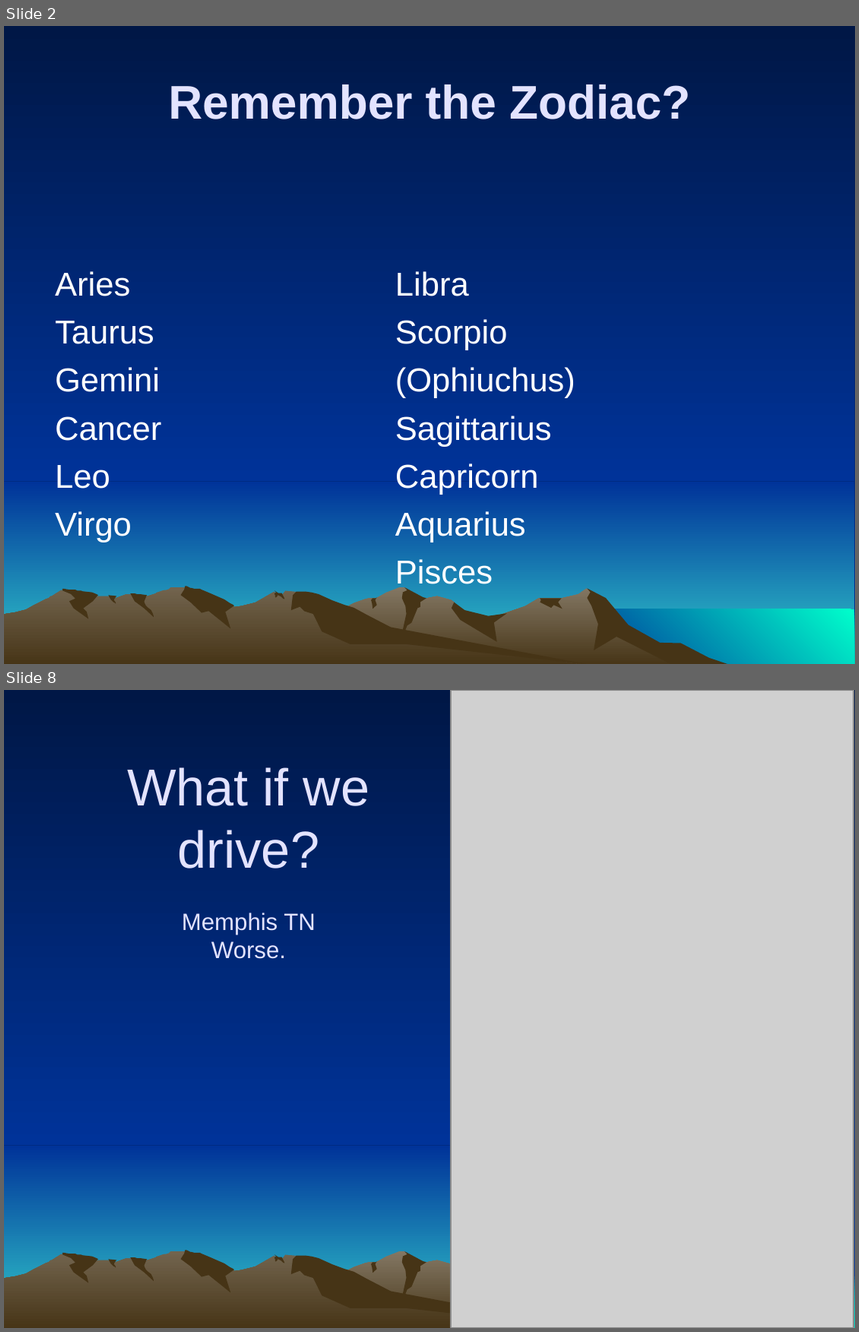
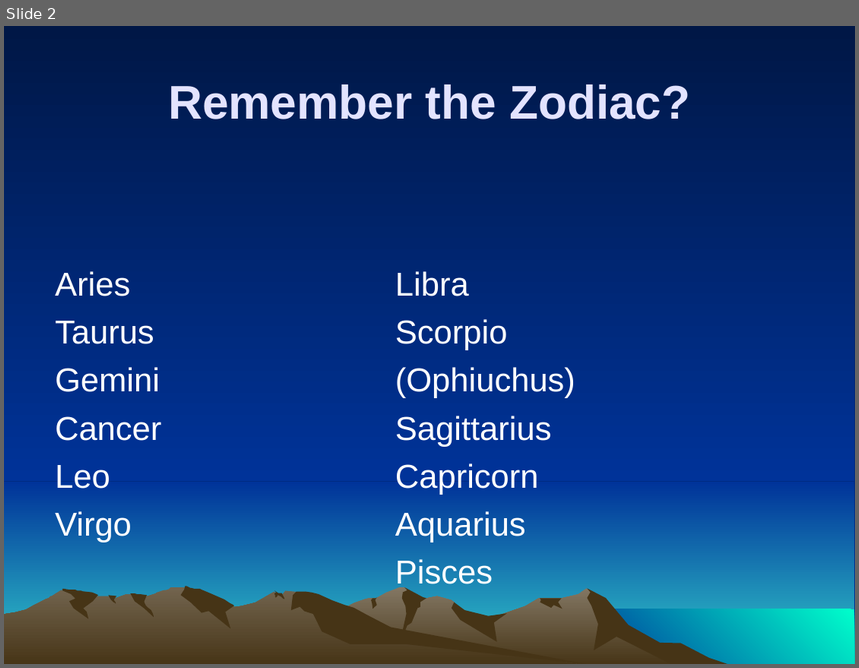
Before and after one commit to ForrestErickson/NovemberNightSky, a slide deck: NovemberSky_ZodiacNMore_SMAS_20231110_1500.ppt. Shown one above the other, each under a label of ours: slides 2 and 8 before the commit, slide 2 after it; the slides between them are not shown. The pictures are 859x1332 and 859x668 pixels, drawn with LibreOffice and Linux fonts; fonts in the diff are those of the drawing; grey boxes stand for pictures. Boxes give left, top, right and bottom in pixels: in the first picture for what was removed or moved away, otherwise in the second. Text is boxed around its words. In the diff, an @@ line names an element or a change of style, - is before the commit and + after.

```diff
--- a/NovemberSky_ZodiacNMore_SMAS_20231110_1500.ppt
+++ b/NovemberSky_ZodiacNMore_SMAS_20231110_1500.ppt
@@ slide 8 removed at (4,690,855,1328), background gradient #001746 to #003399; not listed: 15 template elements that a slide beside it also shows @@
@@ picture removed at (451,690,854,1328) @@
@@ text removed at (127,768,370,959) @@
-What if we drive?
-Memphis TN
-Worse.
```
Also in this commit, not shown: 13 slides added, 11 other slides removed.
